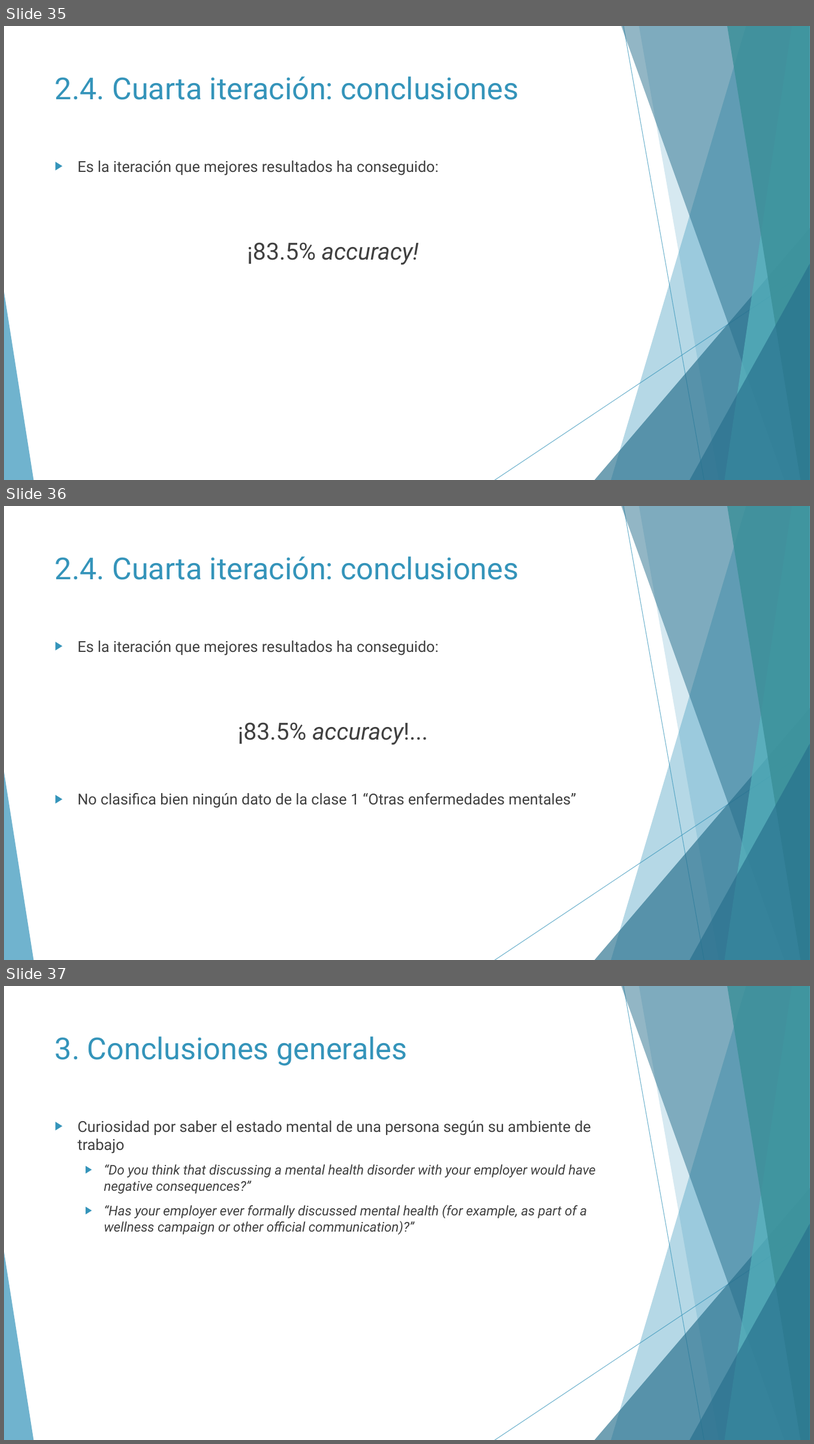
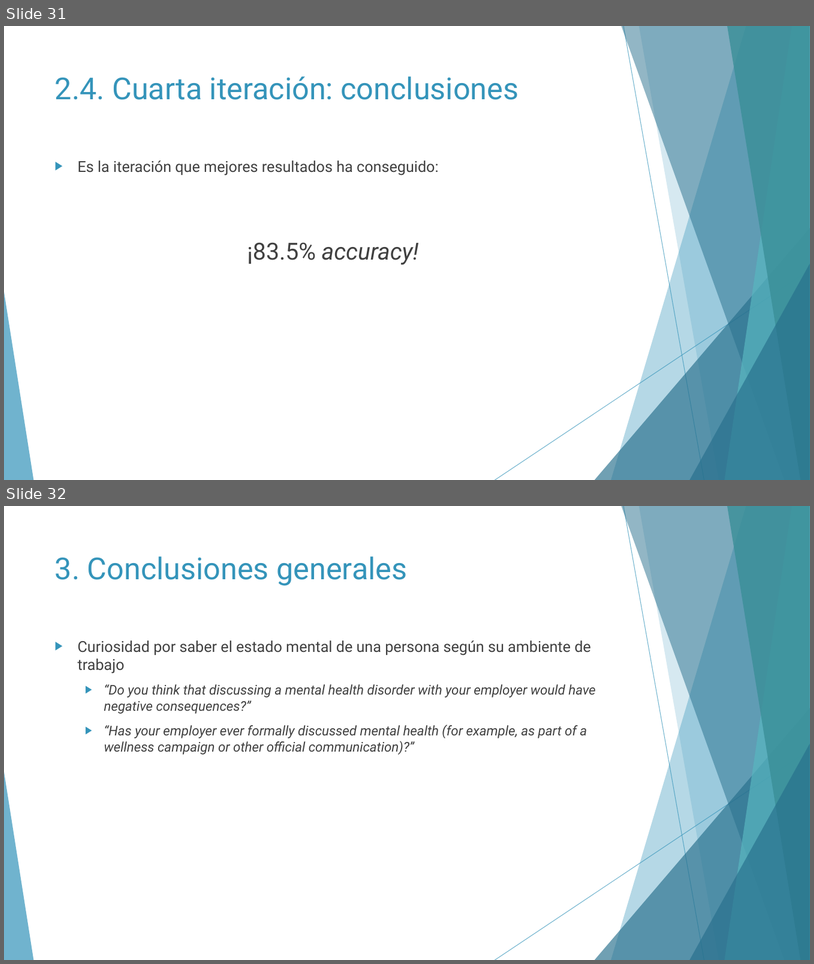
Before and after one commit to Geadalu/DataMiningHealth, a slide deck: Presentación DataMiningHealth.pptx. Shown one above the other, each under a label of ours: slides 35, 36 and 37 before the commit, slides 31 and 32 after it. The pictures are 814x1444 and 814x964 pixels, drawn with LibreOffice and Linux fonts; fonts in the diff are those of the drawing. Boxes give left, top, right and bottom in pixels: in the first picture for what was removed or moved away, otherwise in the second. Text is boxed around its words. In the diff, an @@ line names an element or a change of style, - is before the commit and + after.

```diff
--- a/Presentación DataMiningHealth.pptx
+++ b/Presentación DataMiningHealth.pptx
@@ slide 36 removed at <box>4,506,810,960</box>, background #FFFFFF; not listed: 10 template elements that a slide beside it also shows @@
@@ title removed at <box>55,556,519,580</box> @@
-2.4. Cuarta iteración: conclusiones
@@ text removed at <box>78,640,576,808</box> @@
-▶ Es la iteración que mejores resultados ha conseguido:
-¡83.5% accuracy!...
-▶ No clasifica bien ningún dato de la clase 1 “Otras enfermedades mentales”
@@ what was slide 35 is now slide 31 @@
@@ what was slide 37 is now slide 32 @@
```
Also in this commit, not shown: 4 slides changed, 1 slide added, 4 other slides removed, 3 other files.
